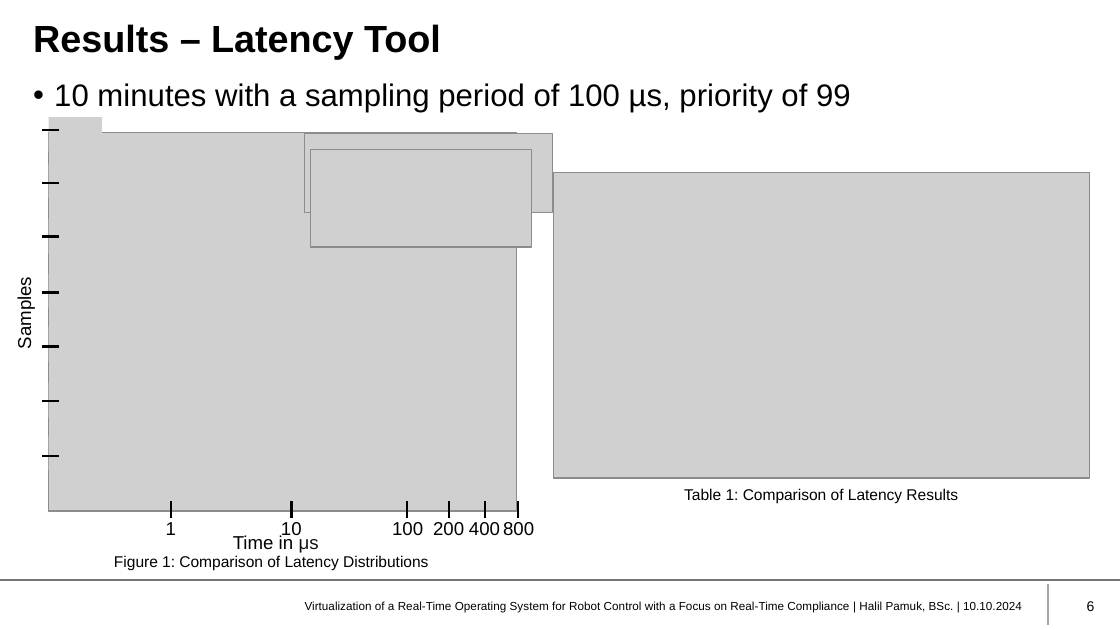
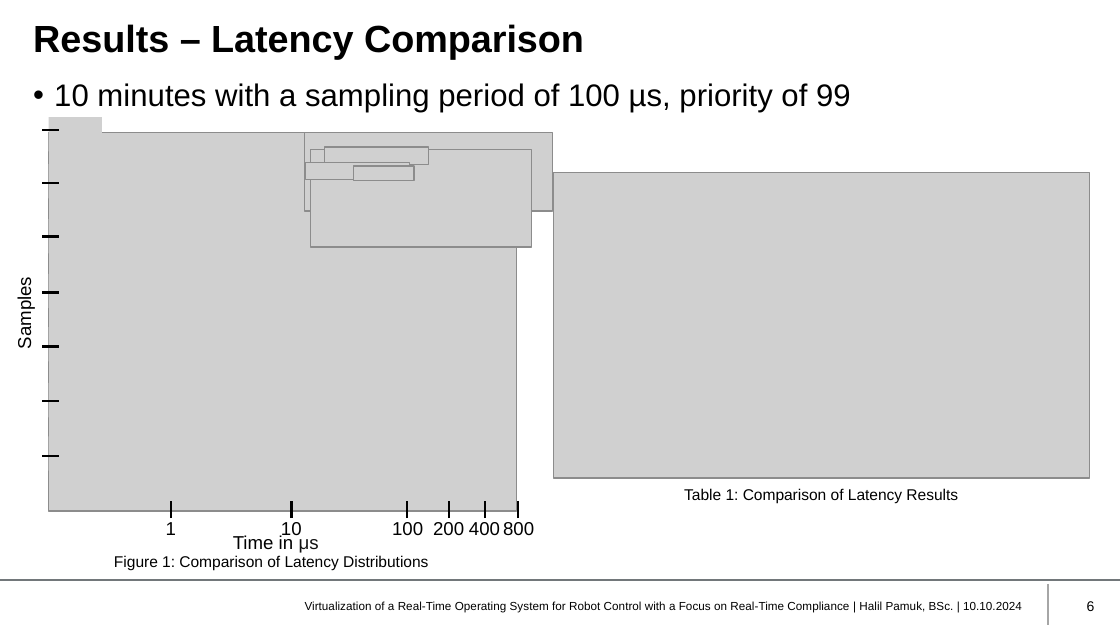
Before and after one commit to HIP24/Masterarbeit, a slide deck: slide 6 of Masterprüfung/Presentation/Pamuk_MT_Präsentation_10102024.pptx. Drawn at 1120x630 pixels with LibreOffice and Linux fonts; fonts in the diff are those of the drawing; grey boxes stand for pictures; background and template pictures are left out. Boxes give left, top, right and bottom in pixels: in the first picture for what was removed or moved away, otherwise in the second. Text is boxed around its words. In the diff, an @@ line names an element or a change of style, - is before the commit and + after.

```diff
--- a/Masterprüfung/Presentation/Pamuk_MT_Präsentation_10102024.pptx
+++ b/Masterprüfung/Presentation/Pamuk_MT_Präsentation_10102024.pptx
@@ title at [33,24,584,59]: text changed @@
-Results – Latency Tool
+Results – Latency Comparison
@@ picture added at [325,147,429,164] @@
@@ picture added at [306,162,410,179] @@
@@ picture added at [354,166,414,180] @@
```
Also in this commit, not shown: 1 other slide changed.
